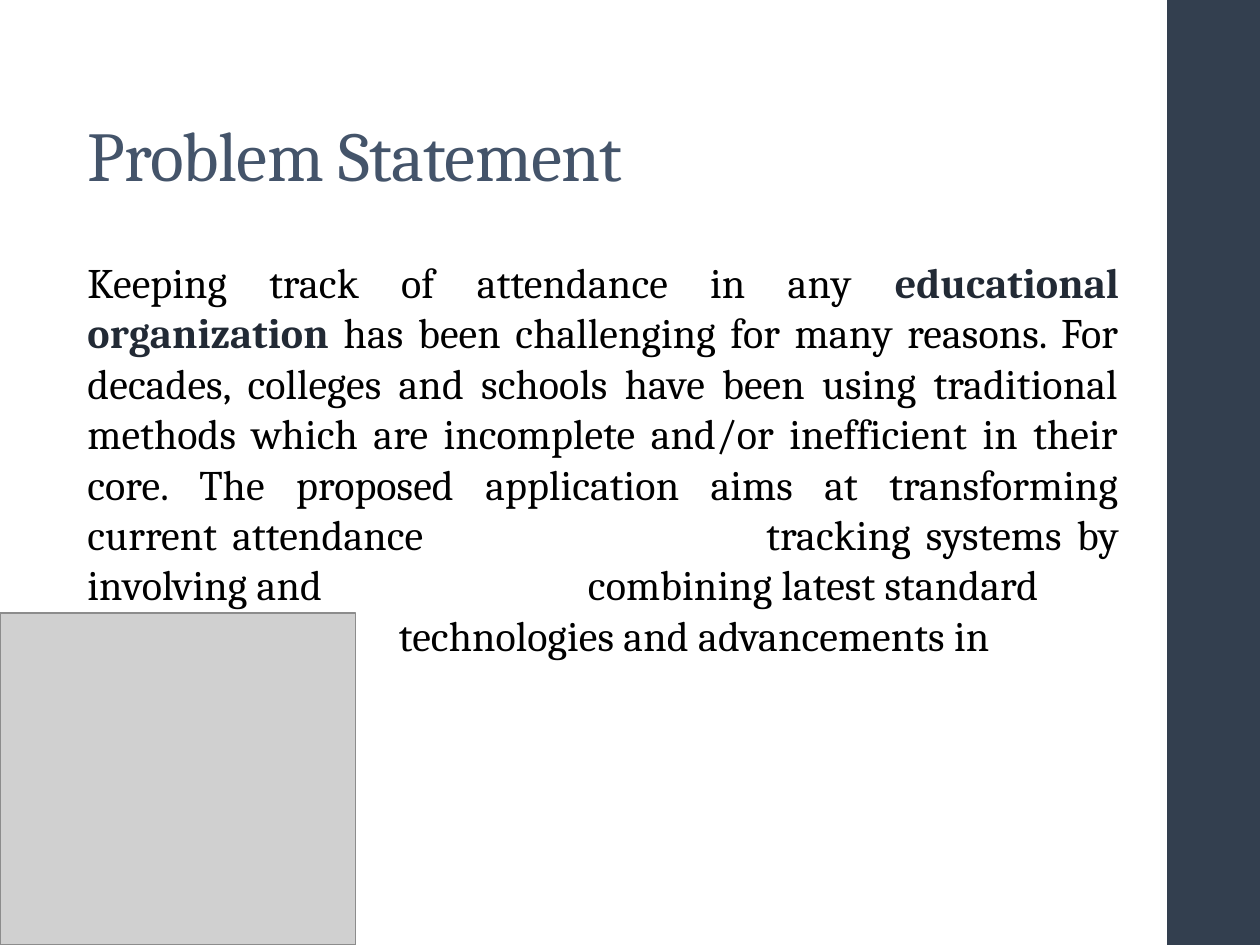
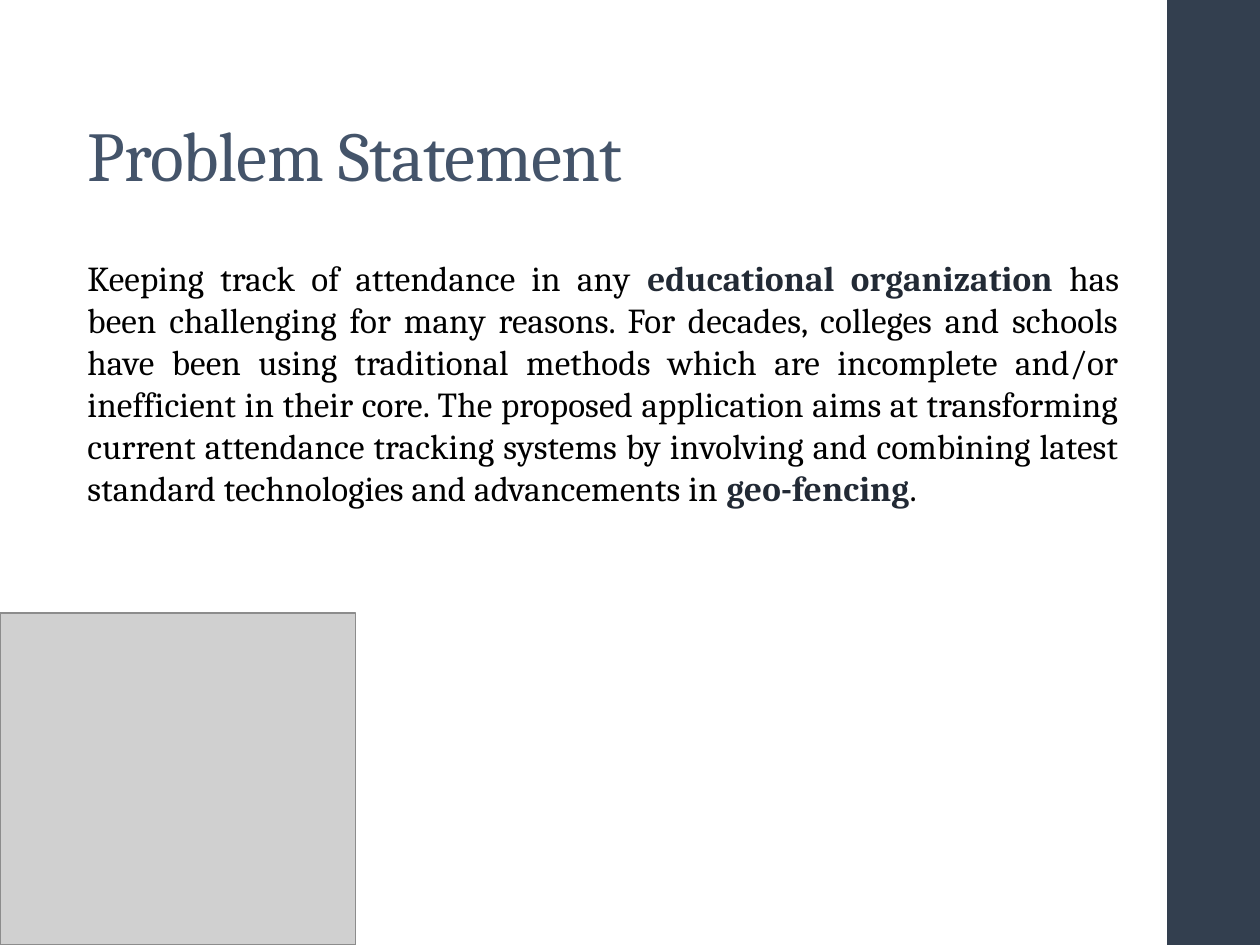
Before and after one commit to nishant-patil-280/Major-Project, a slide deck: slide 5 of docs/major project main ppt.pptx. Drawn at 1260x945 pixels with LibreOffice and Linux fonts; fonts in the diff are those of the drawing; grey boxes stand for pictures. Boxes give left, top, right and bottom in pixels: in the first picture for what was removed or moved away, otherwise in the second. Text is boxed around its words. In the diff, an @@ line names an element or a change of style, - is before the commit and + after.

```diff
--- a/docs/major project main ppt.pptx
+++ b/docs/major project main ppt.pptx
@@ text "Keeping track of attendance in ..." at bbox=[87, 266, 1119, 509]: size 24 to 20 pt @@
```
Also in this commit, not shown: 3 other slides changed.
